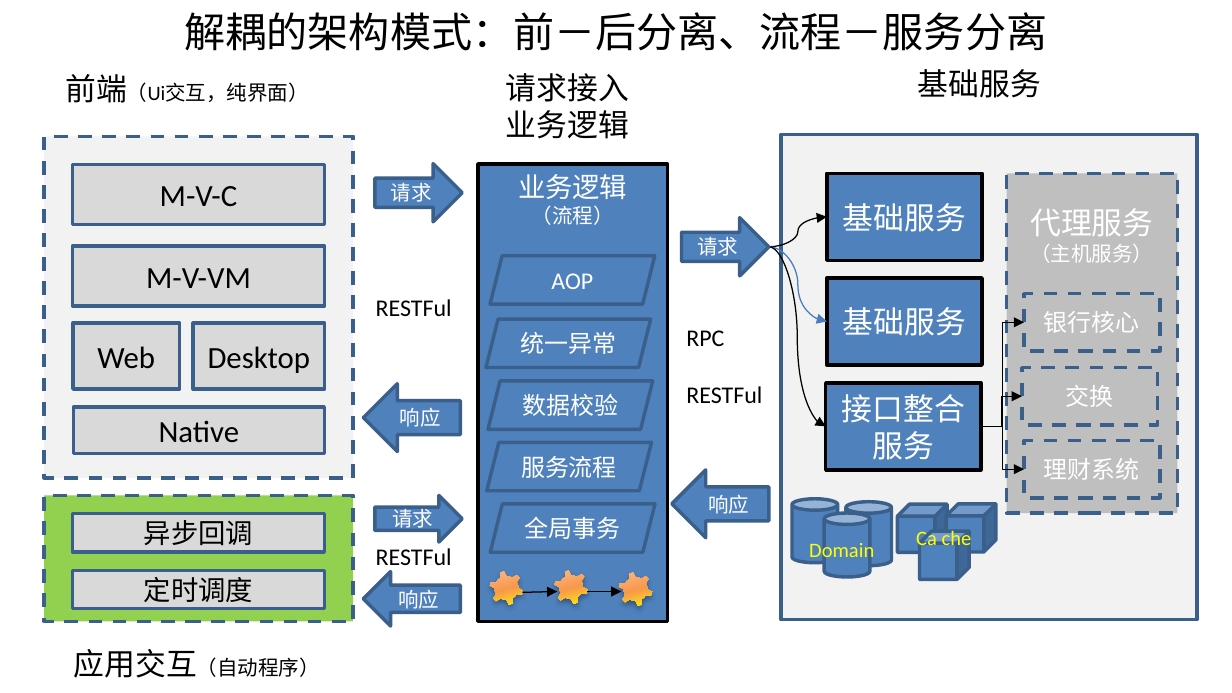
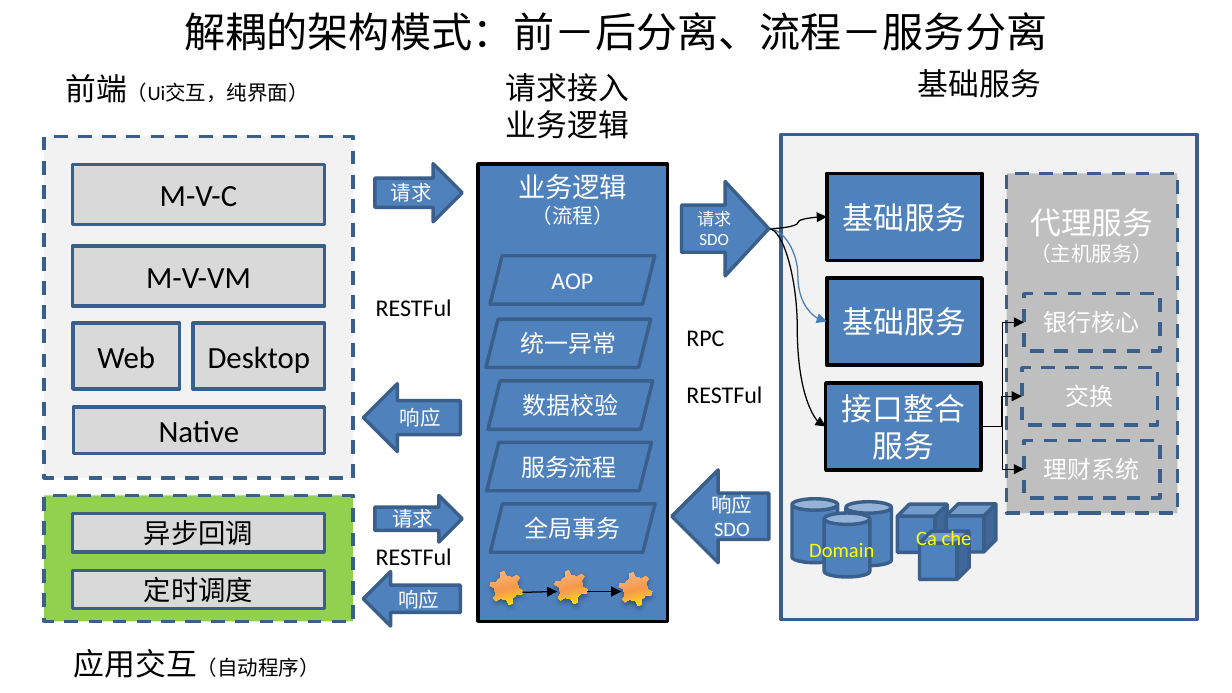
Before and after one commit to shiyunlai/tistools, a slide deck: slide 15 of readme/TIStools.pptx (slide 14 before the commit). Drawn at 1232x693 pixels with LibreOffice and Linux fonts; fonts in the diff are those of the drawing. Boxes give left, top, right and bottom in pixels: in the first picture for what was removed or moved away, otherwise in the second. Text is boxed around its words. In the diff, an @@ line names an element or a change of style, - is before the commit and + after.

```diff
--- a/readme/TIStools.pptx
+++ b/readme/TIStools.pptx
@@ right arrow "请求SDO": place and size @@
-right arrow "请求SDO" at [681,218,769,276]
+right arrow "请求SDO" at [681,181,769,276]
@@ text in right arrow at [697,210,731,245]: text changed; size 12 to 10 pt @@
-请求
+请求SDO
@@ curved arrow moved from (769, 246) - (825, 426) to (769, 229) - (825, 426) @@
@@ curved arrow moved from (769, 246) - (827, 322) to (769, 229) - (827, 322) @@
@@ curved arrow moved from (769, 246) - (827, 217) to (769, 229) - (827, 217) @@
@@ left arrow "响应SDO": place and size @@
-left arrow "响应SDO" at [671,469,769,537]
+left arrow "响应SDO" at [671,469,769,562]
@@ text in left arrow at [711,491,752,542]: text changed @@
-响应
+响应SDO
```
Also in this commit, not shown: 2 other slides changed, 7 slides added, 1 other file.
